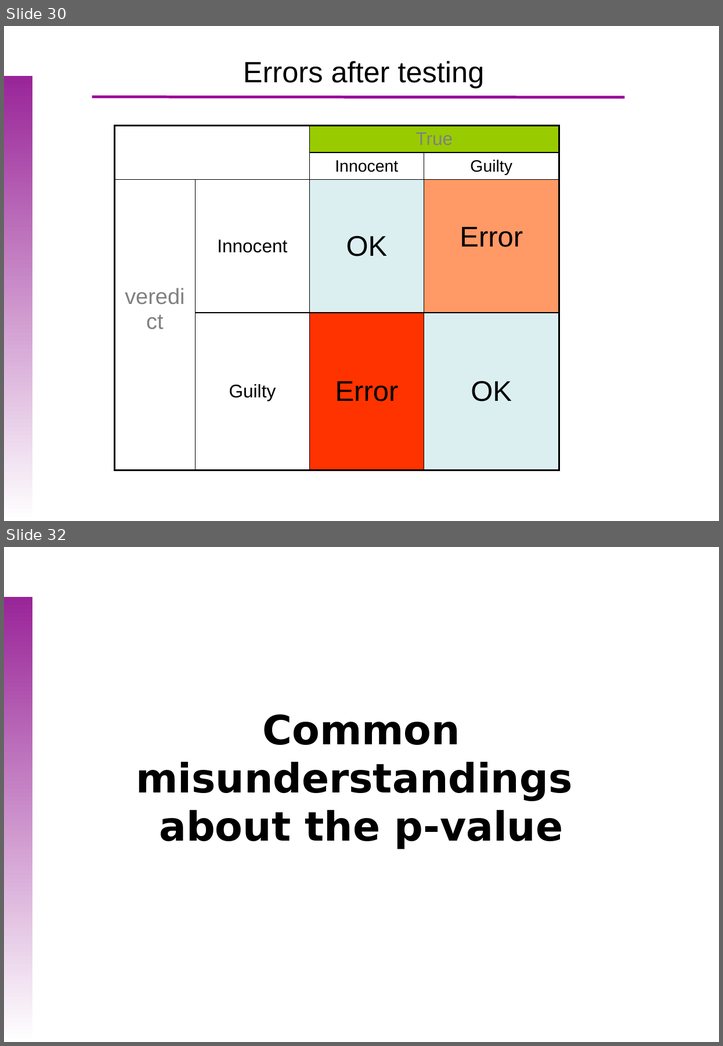
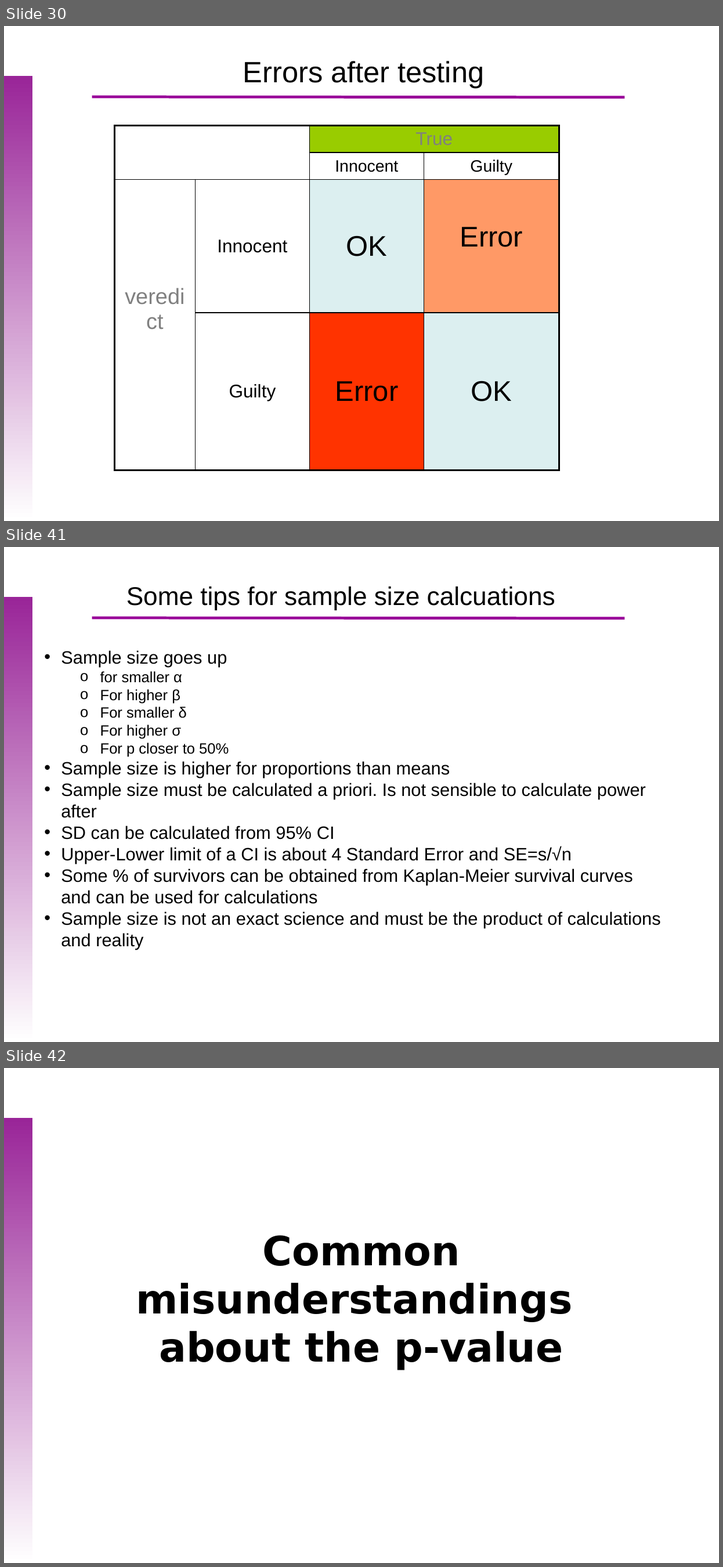
Before and after one commit to uebvhir/Course2020_Statistical-Analysis-with-R, a slide deck: Slides/StatisticsWithR-6-Principles_of_Hypothesis_Testing.pptx. Shown one above the other, each under a label of ours: slides 30 and 32 before the commit, slides 30, 41 and 42 after it; the slides between them are not shown. The pictures are 723x1046 and 723x1567 pixels, drawn with LibreOffice and Linux fonts; fonts in the diff are those of the drawing; background and template pictures are left out. Boxes give left, top, right and bottom in pixels: in the first picture for what was removed or moved away, otherwise in the second. Text is boxed around its words. In the diff, an @@ line names an element or a change of style, - is before the commit and + after.

```diff
--- a/Slides/StatisticsWithR-6-Principles_of_Hypothesis_Testing.pptx
+++ b/Slides/StatisticsWithR-6-Principles_of_Hypothesis_Testing.pptx
@@ slide 41 added at (x1=4, y1=547, x2=719, y2=1042), background picture (left out); not listed: 2 template elements that a slide beside it also shows @@
@@ text added at (x1=126, y1=586, x2=555, y2=610), 28 pt, text #000000 @@
+Some tips for sample size calcuations
@@ text added at (x1=61, y1=650, x2=661, y2=950), 19.5 pt, text #000000 @@
+• Sample size goes up
+  o for smaller α
+  o For higher β
+  o For smaller δ
+  o For higher σ
+  o For p closer to 50%
+• Sample size is higher for proportions than means
+• Sample size must be calculated a priori. Is not sensible to calculate power after
+• SD can be calculated from 95% CI
+• Upper-Lower limit of a CI is about 4 Standard Error and SE=s/√n
+• Some % of survivors can be obtained from Kaplan-Meier survival curves and can be used for calculations
+• Sample size is not an exact science and must be the product of calculations and reality
@@ what was slide 32 is now slide 42 @@
```
Also in this commit, not shown: 1 slide changed, 9 other slides added, 6 other files.
